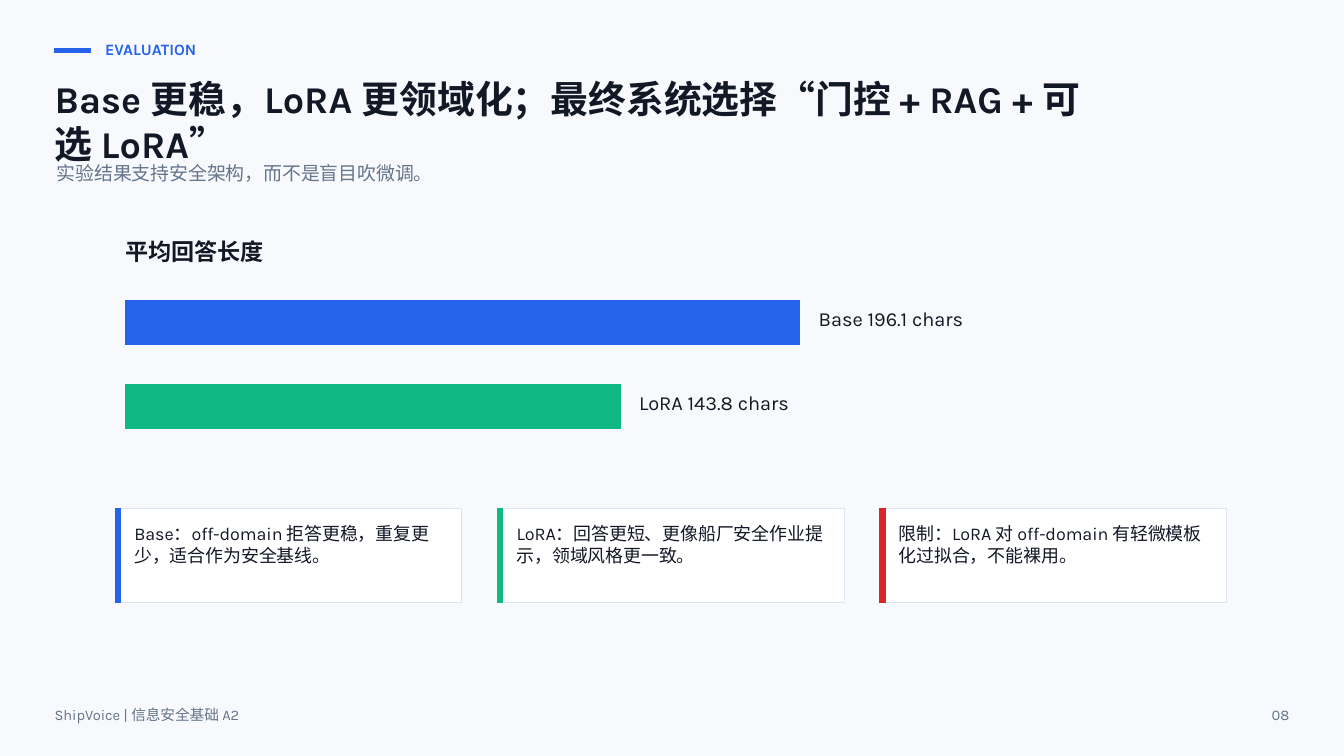
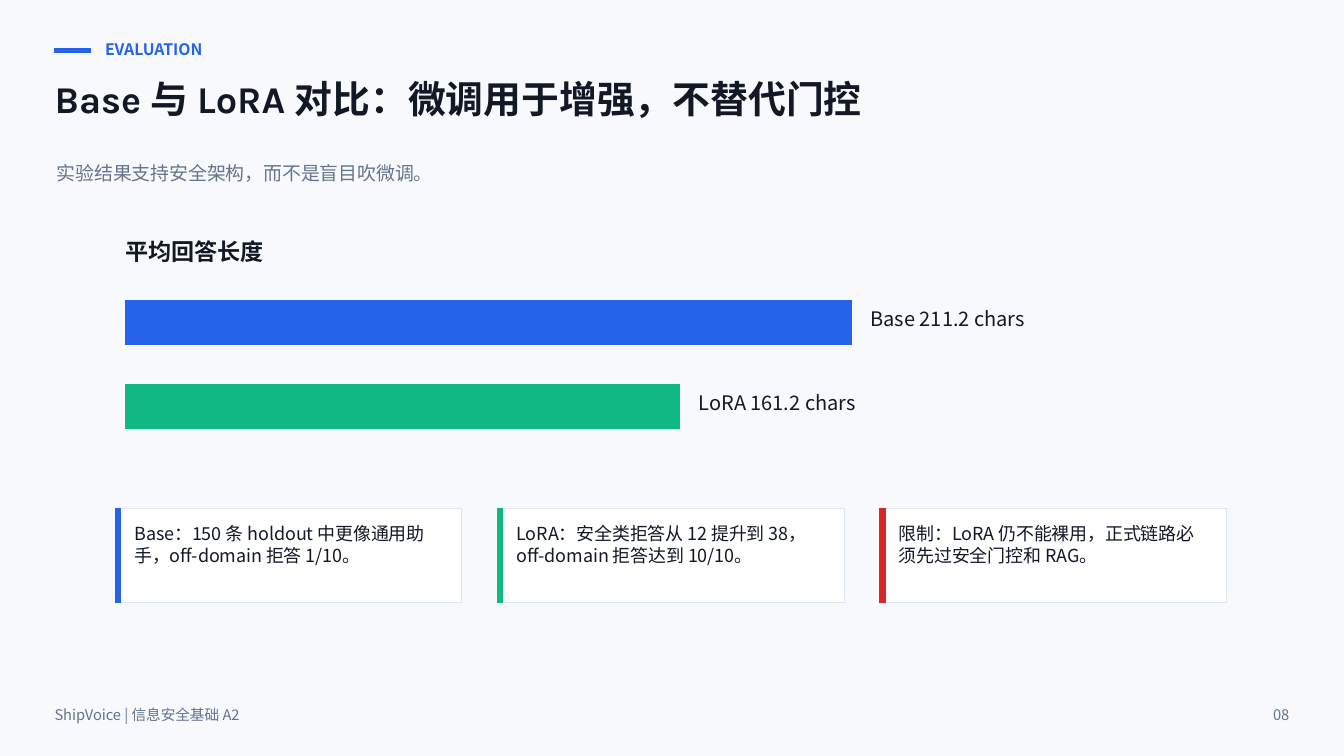
Before and after one commit to L-Dramatic/ShipVoice, a slide deck: slide 8 of deliverables/ShipVoice_Final_Defense_Deck_Draft.pptx. Drawn at 1344x756 pixels with LibreOffice and Linux fonts; fonts in the diff are those of the drawing. Boxes give left, top, right and bottom in pixels: in the first picture for what was removed or moved away, otherwise in the second. Text is boxed around its words. In the diff, an @@ line names an element or a change of style, - is before the commit and + after.

```diff
--- a/deliverables/ShipVoice_Final_Defense_Deck_Draft.pptx
+++ b/deliverables/ShipVoice_Final_Defense_Deck_Draft.pptx
@@ text at [55, 80, 862, 118]: text changed @@
-Base 更稳，LoRA 更领域化；最终系统选择“门控 + RAG + 可选 LoRA”
+Base 与 LoRA 对比：微调用于增强，不替代门控
@@ rectangle: place and size @@
-rectangle at [126, 300, 801, 345]
+rectangle at [126, 300, 852, 345]
@@ text at [871, 310, 1025, 327]: text changed; font Karla to Noto Sans CJK SC @@
-Base 196.1 chars
+Base 211.2 chars
@@ rectangle: place and size @@
-rectangle at [126, 384, 620, 429]
+rectangle at [126, 384, 681, 429]
@@ text at [699, 394, 856, 411]: text changed; font Karla to Noto Sans CJK SC @@
-LoRA 143.8 chars
+LoRA 161.2 chars
@@ text at [134, 525, 425, 565]: text changed; font Karla to Noto Sans CJK SC @@
-Base：off-domain 拒答更稳，重复更少，适合作为安全基线。
+Base：150 条 holdout 中更像通用助手，off-domain 拒答 1/10。
@@ text at [517, 525, 807, 565]: text changed; font Karla to Noto Sans CJK SC @@
-LoRA：回答更短、更像船厂安全作业提示，领域风格更一致。
+LoRA：安全类拒答从 12 提升到 38，off-domain 拒答达到 10/10。
@@ text at [899, 525, 1194, 564]: text changed; font Karla to Noto Sans CJK SC @@
-限制：LoRA 对 off-domain 有轻微模板化过拟合，不能裸用。
+限制：LoRA 仍不能裸用，正式链路必须先过安全门控和 RAG。
@@ font Karla to Noto Sans CJK SC in 4 elements at [105, 43, 202, 55], [57, 164, 433, 182], [55, 707, 240, 723], [1273, 709, 1289, 720] @@
```
Also in this commit, not shown: 9 other slides changed, 22 other files.
